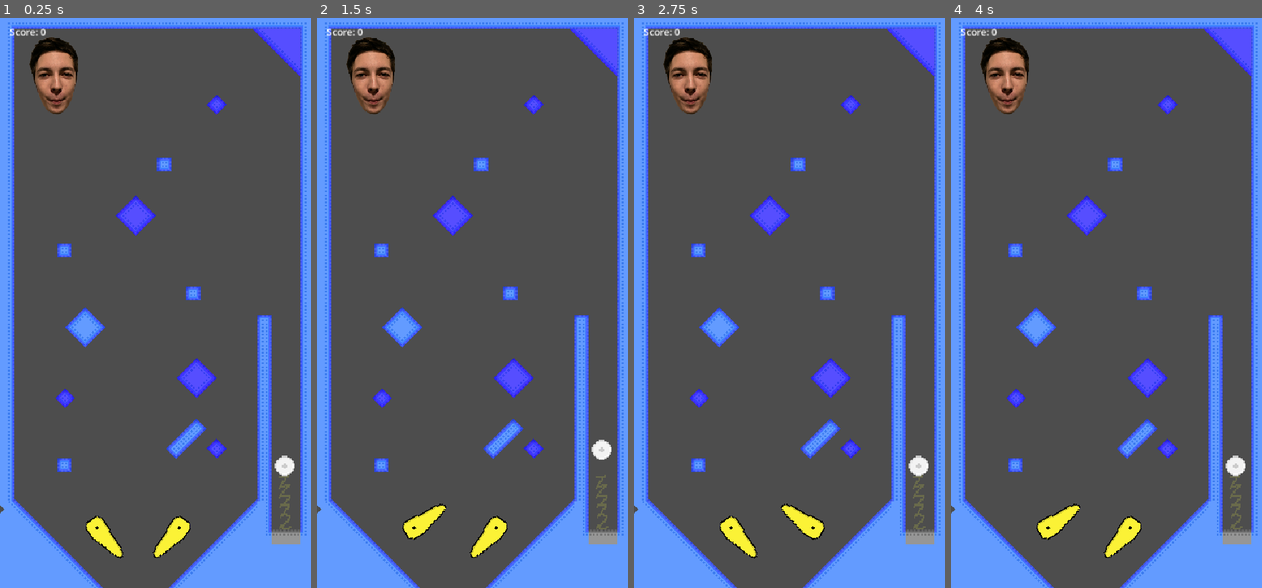
Above: before the commit, frames 1-4 (left to right).
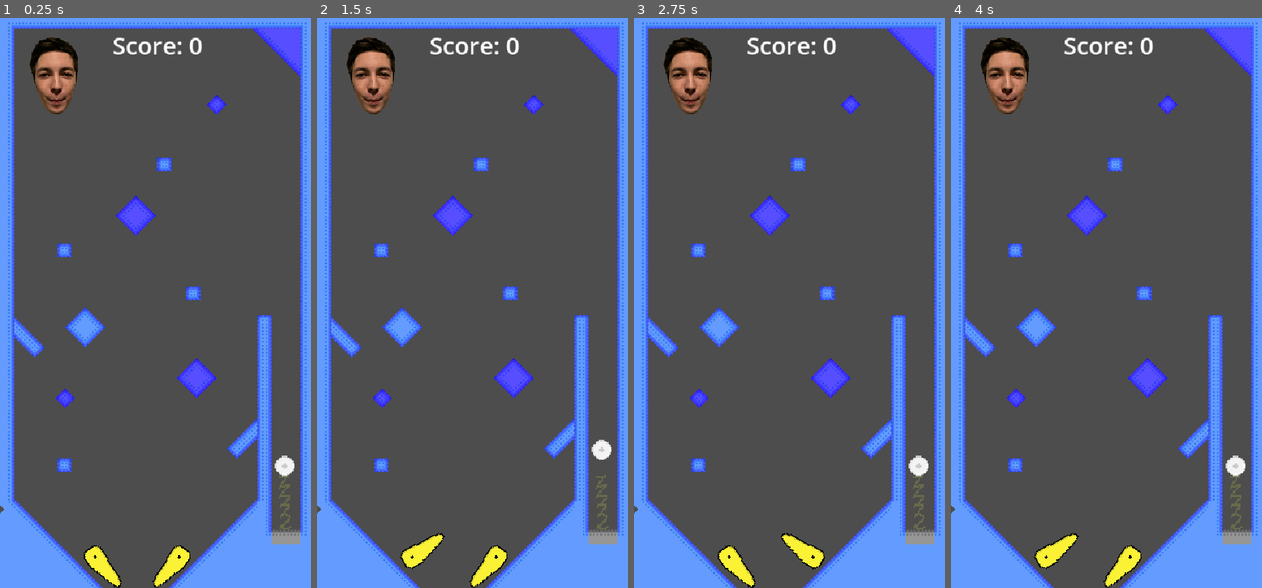
Above: after the commit, the same moments.

Repository: max1234-ui/Pinball
Game: Godot game, scene res://scenes/level.tscn
The game is run twice, just before and just after one commit, with the same random seed, the same clock (stepped at 60 frames per second) and the same inputs.
Inputs:
- Up to frame 1 (0.25 s): no input
- Up to frame 2 (1.5 s): tap Enter (ui_accept) at 0.5, 0.77, 1.25 s; hold D (flipper_right) 0.53-1.28 s; tap R at 0.6, 1.35 s; hold A (flipper_left) from 1.28 s (still down)
- Up to frame 3 (2.75 s): tap Enter (ui_accept) at 1.52, 2 s; release A (flipper_left) at 2.03 s; hold D (flipper_right) from 2.03 s (still down); tap R at 2.1 s
- Up to frame 4 (4 s): tap Enter (ui_accept) at 2.75, 3.02, 3.5, 3.77 s; tap R at 2.85, 3.6 s; release D (flipper_right) at 3.53 s; hold A (flipper_left) from 3.53 s (still down)

The runs differ from the first frame. In frame 1, 3.2% of the frame differs, in the area x 2-83%, y 1-100%; in frame 2, 3.2%; in frame 3, 3.2%; in frame 4, 3.2%.

Commit message:
final

Diff:
--- a/new-game-project/scenes/flipper.tscn
+++ b/new-game-project/scenes/flipper.tscn
@@ -18,3 +18,4 @@
 
 [node name="CollisionShape2D" type="CollisionShape2D" parent="." unique_id=948235952]
 shape = SubResource("ConvexPolygonShape2D_lf8ub")
+metadata/bounciness = 30.0
--- a/new-game-project/scenes/level.tscn
+++ b/new-game-project/scenes/level.tscn
@@ -15,64 +15,64 @@
 texture = ExtResource("1_w7c3h")
 0:0/0 = 0
 0:0/0/physics_layer_0/polygon_0/points = PackedVector2Array(-8, -8, 8, -8, 8, 8, -8, 8)
-0:0/0/custom_data_0 = 0.9
+0:0/0/custom_data_0 = 0.75
 1:0/0 = 0
 1:0/0/physics_layer_0/polygon_0/points = PackedVector2Array(-8, -8, 8, -8, 8, 8, -8, 8)
-1:0/0/custom_data_0 = 0.9
+1:0/0/custom_data_0 = 0.75
 2:0/0 = 0
 2:0/0/physics_layer_0/polygon_0/points = PackedVector2Array(-8, -8, 8, -8, 8, 8, -8, 8)
-2:0/0/custom_data_0 = 0.9
+2:0/0/custom_data_0 = 0.75
 3:0/0 = 0
 3:0/0/physics_layer_0/polygon_0/points = PackedVector2Array(-8, -8, 8, -8, 8, 8, -8, 8)
-3:0/0/custom_data_0 = 0.9
+3:0/0/custom_data_0 = 0.75
 4:0/0 = 0
 4:0/0/physics_layer_0/polygon_0/points = PackedVector2Array(-8, -8, 8, -8, 8, 8, -8, 8)
-4:0/0/custom_data_0 = 0.9
+4:0/0/custom_data_0 = 0.75
 0:1/0 = 0
 0:1/0/physics_layer_0/polygon_0/points = PackedVector2Array(-8, -8, 8, -8, 8, 8, -8, 8)
-0:1/0/custom_data_0 = 0.9
+0:1/0/custom_data_0 = 0.75
 1:1/0 = 0
 1:1/0/physics_layer_0/polygon_0/points = PackedVector2Array(-8, -8, 8, -8, 8, 8, -8, 8)
-1:1/0/custom_data_0 = 0.9
+1:1/0/custom_data_0 = 0.75
 2:1/0 = 0
 2:1/0/physics_layer_0/polygon_0/points = PackedVector2Array(-8, -8, 8, -8, 8, 8, -8, 8)
-2:1/0/custom_data_0 = 0.9
+2:1/0/custom_data_0 = 0.75
 3:1/0 = 0
 3:1/0/physics_layer_0/polygon_0/points = PackedVector2Array(-8, -8, 8, -8, 8, 8, -8, 8)
-3:1/0/custom_data_0 = 0.9
+3:1/0/custom_data_0 = 0.75
 4:1/0 = 0
 4:1/0/physics_layer_0/polygon_0/points = PackedVector2Array(-8, -8, 8, -8, 8, 8, -8, 8)
-4:1/0/custom_data_0 = 0.9
+4:1/0/custom_data_0 = 0.75
 0:2/0 = 0
 0:2/0/physics_layer_0/polygon_0/points = PackedVector2Array(-8, -8, 8, -8, 8, 8, -8, 8)
-0:2/0/custom_data_0 = 0.9
+0:2/0/custom_data_0 = 0.75
 1:2/0 = 0
 1:2/0/physics_layer_0/polygon_0/points = PackedVector2Array(-8, -8, 8, -8, 8, 8, -8, 8)
-1:2/0/custom_data_0 = 0.9
+1:2/0/custom_data_0 = 0.75
 2:2/0 = 0
 2:2/0/physics_layer_0/polygon_0/points = PackedVector2Array(-8, -8, 8, -8, 8, 8, -8, 8)
-2:2/0/custom_data_0 = 0.9
+2:2/0/custom_data_0 = 0.75
 3:2/0 = 0
 3:2/0/physics_layer_0/polygon_0/points = PackedVector2Array(-8, -8, 8, -8, 8, 8, -8, 8)
-3:2/0/custom_data_0 = 0.9
+3:2/0/custom_data_0 = 0.75
 4:2/0 = 0
 4:2/0/physics_layer_0/polygon_0/points = PackedVector2Array(-8, -8, 8, -8, 8, 8, -8, 8)
-4:2/0/custom_data_0 = 0.9
+4:2/0/custom_data_0 = 0.75
 0:3/0 = 0
 0:3/0/physics_layer_0/polygon_0/points = PackedVector2Array(-8, -8, 8, -8, 8, 8, -8, 8)
-0:3/0/custom_data_0 = 0.9
+0:3/0/custom_data_0 = 0.75
 1:3/0 = 0
 1:3/0/physics_layer_0/polygon_0/points = PackedVector2Array(-8, -8, 8, -8, 8, 8, -8, 8)
-1:3/0/custom_data_0 = 0.9
+1:3/0/custom_data_0 = 0.75
 2:3/0 = 0
 2:3/0/physics_layer_0/polygon_0/points = PackedVector2Array(-8, -8, 8, -8, 8, 8, -8, 8)
-2:3/0/custom_data_0 = 0.9
+2:3/0/custom_data_0 = 0.75
 3:3/0 = 0
 3:3/0/physics_layer_0/polygon_0/points = PackedVector2Array(-8, -8, 8, -8, 8, 8, -8, 8)
-3:3/0/custom_data_0 = 0.9
+3:3/0/custom_data_0 = 0.75
 4:3/0 = 0
 4:3/0/physics_layer_0/polygon_0/points = PackedVector2Array(-8, -8, 8, -8, 8, 8, -8, 8)
-4:3/0/custom_data_0 = 0.9
+4:3/0/custom_data_0 = 0.75
 
 [sub_resource type="TileSetAtlasSource" id="TileSetAtlasSource_mx8sn"]
 resource_name = "Bouncy"
@@ -217,6 +217,9 @@
 [sub_resource type="RectangleShape2D" id="RectangleShape2D_xlqkt"]
 size = Vector2(58.57144, 8.571522)
 
+[sub_resource type="LabelSettings" id="LabelSettings_8c41q"]
+font_size = 40
+
 [node name="level" type="Node2D" unique_id=1630195181]
 scale = Vector2(0.7, 0.7)
 
@@ -225,7 +228,7 @@
 position = Vector2(-1, -1)
 rotation = 0.7853982
 scale = Vector2(0.6999999, 0.6999999)
-tile_map_data = PackedByteArray("AAAAAAcAAAACAAIAAAD//wYAAAA …(1568 unchanged characters)… BAAEAAAAWAAcAAAABAAEAAAD7//X/AQADAAMAAAAMAAYAAQADAAMAAAACAAsAAQADAAMAAAAKAAgAAAADAAIAAAAKAAcAAAADAAEAAAAKAAYAAAADAAAAAAA=")
+tile_map_data = PackedByteArray("AAAAAAcAAAACAAIAAAD//wYAAAA …(1568 unchanged characters)… BAAEAAAAWAAcAAAABAAEAAAD7//X/AQADAAMAAAACAAsAAQADAAMAAAD8/woAAAABAAMAAAD9/woAAAABAAMAAAD+/woAAAACAAMAAAANAAMAAAADAAAAAAANAAQAAAADAAEAAAANAAUAAAADAAIAAAA=")
 tile_set = SubResource("TileSet_g2els")
 physics_quadrant_size = 1
 
@@ -267,11 +270,11 @@
 scale = Vector2(0.80215275, 1.4346917)
 
 [node name="FlipperLeft" parent="." unique_id=2102207556 instance=ExtResource("7_klq6b")]
-position = Vector2(-47.142864, 211.42857)
+position = Vector2(-48.57143, 234.28569)
 rotation = 0.9599311
 
 [node name="FlipperRight" parent="." unique_id=1470312095 instance=ExtResource("7_klq6b")]
-position = Vector2(17.142868, 211.42856)
+position = Vector2(17.142868, 234.28569)
 rotation = -0.9599311
 scale = Vector2(-1.2, 1)
 
@@ -283,11 +286,12 @@
 script = ExtResource("9_8c41q")
 
 [node name="ScoreLabel" type="Label" parent="HUD" unique_id=1406771891]
-offset_left = 16.0
-offset_top = 16.0
-offset_right = 81.0
-offset_bottom = 39.0
+offset_left = 189.0
+offset_top = 23.0
+offset_right = 350.0
+offset_bottom = 78.0
 text = "Score : 0"
+label_settings = SubResource("LabelSettings_8c41q")
 
 [connection signal="body_entered" from="Area2D" to="CharacterBody2D" method="_on_body_entered"]
 [connection signal="body_exited" from="Area2D" to="CharacterBody2D" method="_on_body_exited"]
--- a/new-game-project/scripts/ball.gd
+++ b/new-game-project/scripts/ball.gd
@@ -57,7 +57,7 @@
 	elif "flipping" in collider:
 		if collider.flipping:
 			var surface_vel = collision.get_collider_velocity()
-			velocity = (velocity - surface_vel).bounce(normal) + surface_vel * collider.bounciness + Vector2(randf_range(-0.01, 0.01), randf_range(-0.01, 0.01))
+			velocity = (velocity - surface_vel).bounce(normal) * 2 + surface_vel * 2 + Vector2(randf_range(-0.01, 0.01), randf_range(-0.01, 0.01))
 		else:
 			velocity = velocity.slide(normal)
 		return
--- a/new-game-project/scripts/flipper.gd
+++ b/new-game-project/scripts/flipper.gd
@@ -2,7 +2,7 @@
 
 var rest_angle := 55.0
 var active_angle := -30.0
-var flip_speed := 1200.0
+var flip_speed := 800.0
 var bounciness := 0.4
 
 var flipping := false
